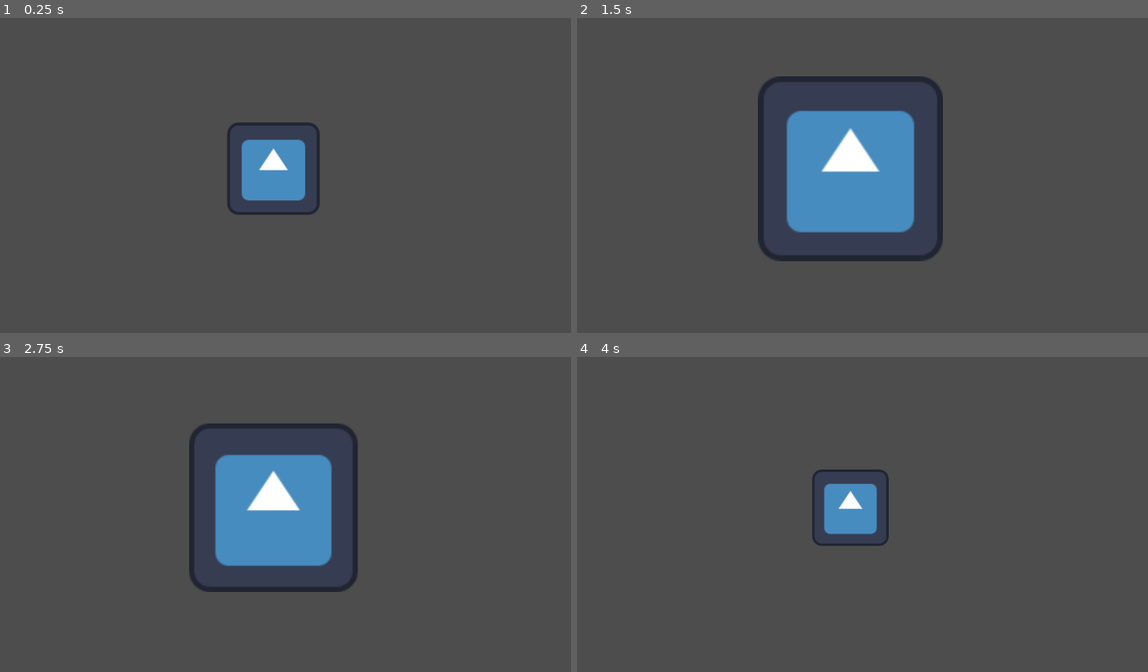
Above: before the commit, frames 1-4 (two rows, left to right).
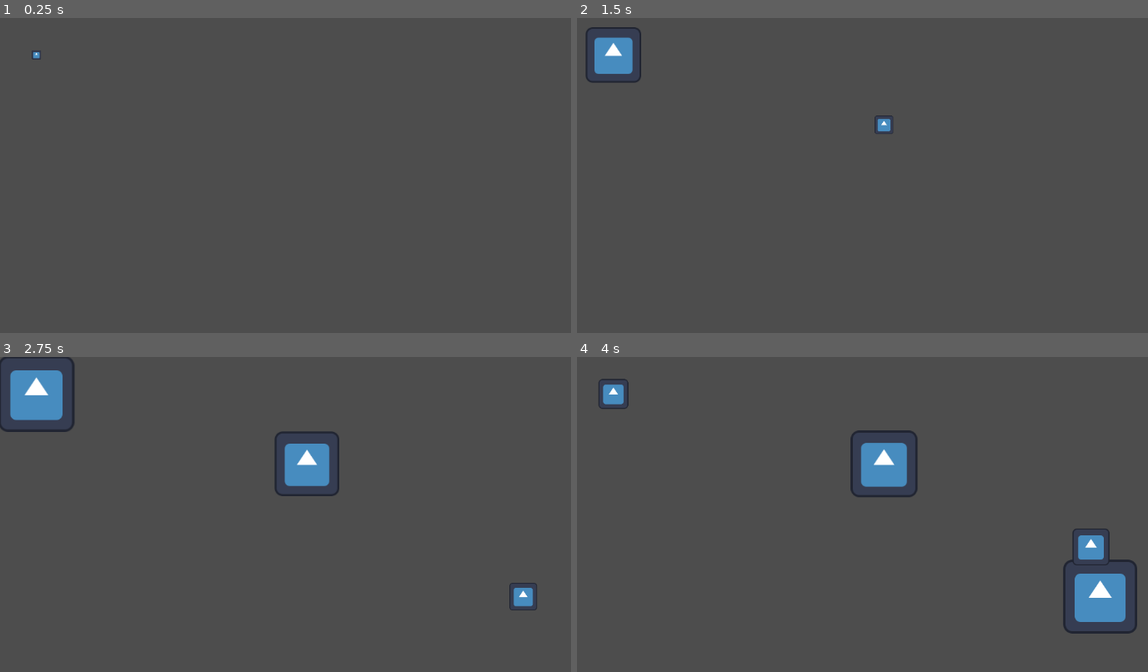
Above: after the commit, the same moments.

Repository: ScarsatoAndrea/AimTrainer
Game: Godot game, scene res://scenes/Game.tscn
The game is run twice, just before and just after one commit, with the same random seed, the same clock (stepped at 60 frames per second) and the same inputs. Before the commit the project has no main scene; this scene is started directly in both runs. The engine's default icon, where the game draws it, is replaced by a stand-in: a white triangle on a blue panel in a dark square.
Inputs:
- Up to frame 1 (0.25 s): no input
- Up to frame 2 (1.5 s): no input
- Up to frame 3 (2.75 s): no input
- Up to frame 4 (4 s): no input

The runs differ from the first frame. In frame 1, 2.9% of the frame differs, in the area x 5-57%, y 10-63%; in frame 2, 12%, in the area x 1-65%, y 2-78%; in frame 3, 11%; in frame 4, 5.7%.
Error before the commit: Invalid call. Nonexistent function 'instantiate' in base 'GDScript'. (res://scenes/Game.gd:16)

Commit message:
Add sprites spawning

Diff:
--- a/Items/sprite_2d.gd
+++ b/Items/sprite_2d.gd
@@ -1,17 +1,17 @@
 extends Sprite2D
-var life_time = 1
+var speed = 0.5
 signal died
 
 # Called when the node enters the scene tree for the first time.
 func _ready():
-	pass # Replace with function body.
+	self.scale = Vector2(0,0)
 
 
 # Called every frame. 'delta' is the elapsed time since the previous frame.
 func _process(delta):
-	self.scale += Vector2(life_time, life_time) * delta
-	print (life_time , " " , self.scale)
-	if (self.scale.x >= 3):
-		life_time = -(life_time)
+	self.scale += Vector2(speed * delta, speed * delta)
+	if (self.scale.x >= 1.2):
+		speed = -(speed)
 	if (self.scale.x <= 0):
 		died.emit()
+		self.queue_free()
--- a/project.godot
+++ b/project.godot
@@ -11,5 +11,10 @@
 [application]
 
 config/name="AimTrainer"
+run/main_scene="res://scenes/Game.tscn"
 config/features=PackedStringArray("4.2", "Forward Plus")
 config/icon="res://icon.svg"
+
+[display]
+
+window/main_scene=""
--- a/scenes/Game.gd
+++ b/scenes/Game.gd
@@ -1,25 +1,43 @@
 extends Node2D
-var speed = 10
+var speed = 1
 var x
 var y
 var random = RandomNumberGenerator.new()
-@onready var element = load("res://Items/sprite_2d.gd")
+var lives = 3
+var time : int = 1;
+var trashold = 10;
+@onready var element = load("res://Items/circle.tscn")
 # Called when the node enters the scene tree for the first time.
 func _ready():
-	pass
-
+	set_timer(speed)
 
 # Called every frame. 'delta' is the elapsed time since the previous frame.
 func _process(delta):
-	x = random.randi() % 100
-	y = random.randi() % 100
-	var figa = element.instantiate()
-	figa.x = x
-	figa.y = y
-	add_child(figa)
-	print (x)
+	if time >= trashold and speed > 0:
+		speed -= 0.3
+		set_timer(speed)
+		time += 1
+		trashold += 15
+	print (time)
+
+func set_timer(new_time):
+	print("parito")
+	$Timer.autostart = true
+	$Timer.wait_time = new_time
+	$Timer.start()
 
 
 func _on_circle_died():
 	print("morto")
 	$Circle.queue_free()
+
+
+func _on_timer_timeout():
+	print("nato")
+	time += round($Timer.wait_time)
+	x = (random.randi() % 818) + 167
+	y = (random.randi() % 314) + 167
+	var figa = element.instantiate()
+	figa.position = Vector2(x, y)
+	add_child(figa)
+	print (x) # Replace with function body.
--- a/scenes/Game.tscn
+++ b/scenes/Game.tscn
@@ -7,6 +7,9 @@
 script = ExtResource("1_mfndw")
 
 [node name="Circle" parent="." instance=ExtResource("1_lirpt")]
-position = Vector2(473, 261)
+position = Vector2(63, 64)
+
+[node name="Timer" type="Timer" parent="."]
 
 [connection signal="died" from="Circle" to="." method="_on_circle_died"]
+[connection signal="timeout" from="Timer" to="." method="_on_timer_timeout"]
